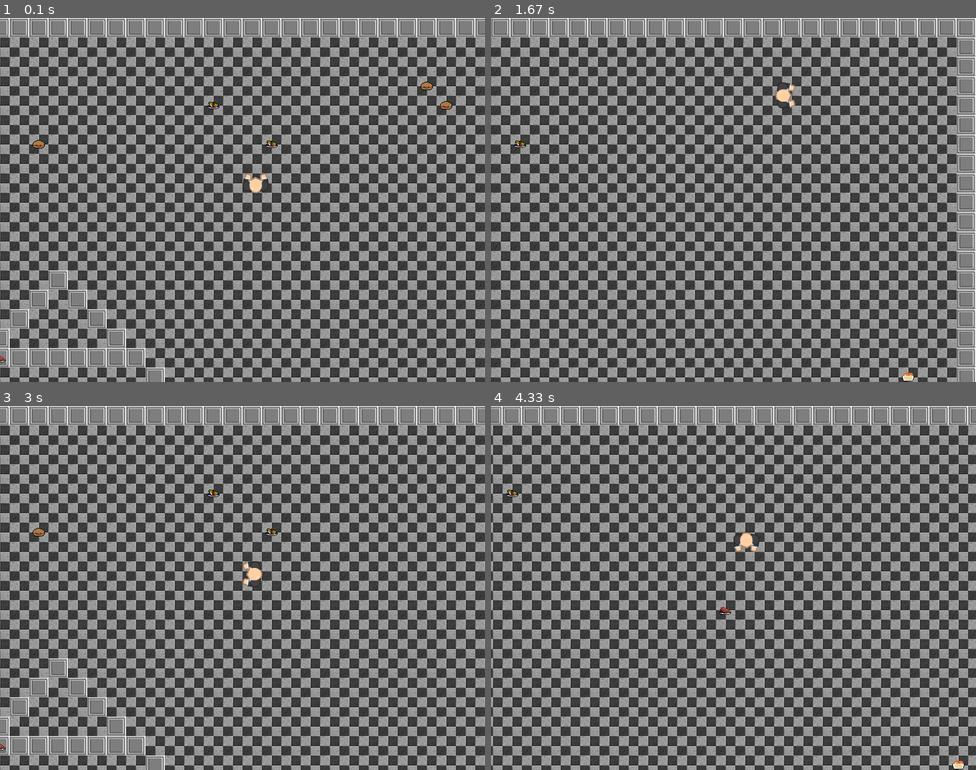
Above: before the commit, frames 1-4 (two rows, left to right).
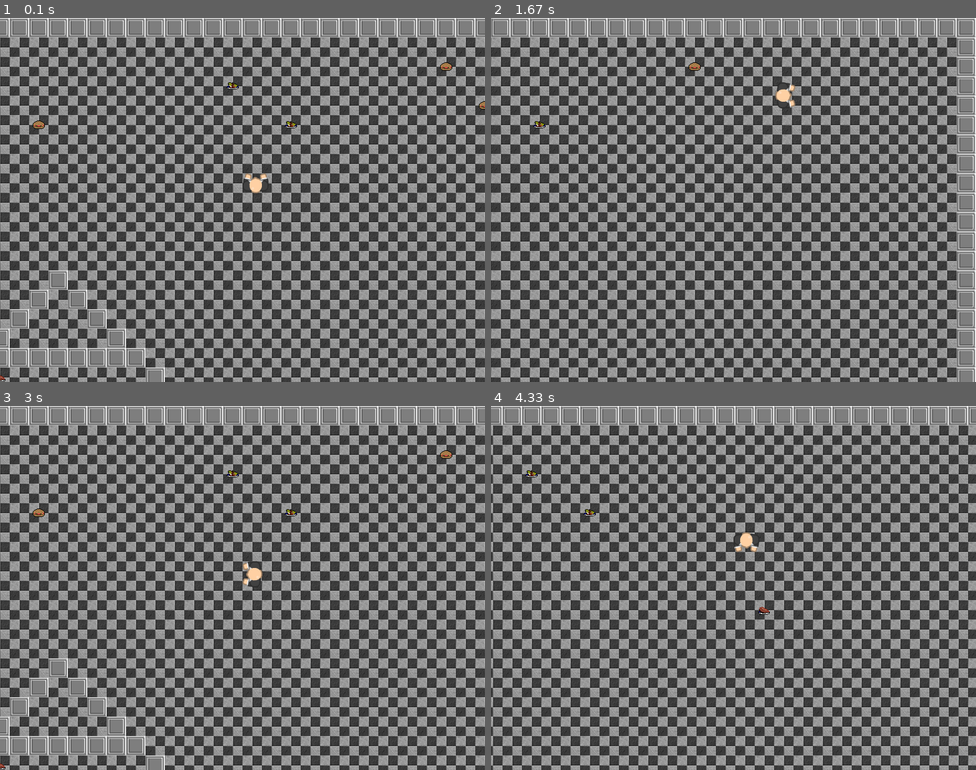
Above: after the commit, the same moments.

Repository: bly852/ICS3U1
Game: pygame game, started from (19.12.06) Culminating/game.py
The game is run twice, just before and just after one commit, with the same random seed, the same clock (stepped at 60 frames per second) and the same inputs.
Inputs:
- Up to frame 1 (0.1 s): no input
- Up to frame 2 (1.67 s): hold D 0.33-0.8 s; hold W 0.83-1.13 s; hold D 1.17-1.63 s
- Up to frame 3 (3 s): hold A 1.67-2.2 s; hold S 2.23-2.53 s; hold A 2.57-2.97 s
- Up to frame 4 (4.33 s): hold W 3-3.37 s; hold D 3.4-4.03 s; hold S from 4.07 s (still down)

The runs differ from the first frame. In frame 1, 0.4% of the frame differs, in the area x 0-100%, y 12-100%; in frame 2, 0.2%; in frame 3, 0.3%; in frame 4, 0.2%.

Commit message:
Food sprites automatically die if spawned on a wall sprite

Diff:
--- a/(19.12.06) Culminating/game.py
+++ b/(19.12.06) Culminating/game.py
@@ -64,7 +64,7 @@
 
         # generates initial food sprites
         for x in range((self.map.tileWidth*self.map.tileHeight)//food_spawn_rate):
-            Food(self, random.randint(1, self.map.tileWidth-2), random.randint(1, self.map.tileHeight-2))
+            Food(self, random.randint(0, self.map.tileWidth), random.randint(0, self.map.tileHeight))
 
         # generates player sprites
         for row, tiles in enumerate(self.map.data):
@@ -123,7 +123,7 @@
         # is less than amount of initial food sprites
         if len(self.food) < (self.map.tileWidth*self.map.tileHeight)//food_spawn_rate:
             if self.foodTimer > food_spawn_timer:
-                Food(self, random.randint(1, self.map.tileWidth-2), random.randint(1, self.map.tileHeight-2))
+                Food(self, random.randint(0, self.map.tileWidth), random.randint(0, self.map.tileHeight))
                 self.foodTimer = 0
 
         # checks for events to exit the game
--- a/(19.12.06) Culminating/settings.py
+++ b/(19.12.06) Culminating/settings.py
@@ -35,4 +35,4 @@
 
 # food settings
 food_spawn_rate = 100 # lower number = more food
-food_spawn_timer = 2 # seconds between food spawn
+food_spawn_timer = 1.5 # seconds between food spawn
--- a/(19.12.06) Culminating/sprites.py
+++ b/(19.12.06) Culminating/sprites.py
@@ -140,6 +140,18 @@
         self.rect.x = x * tileSize
         self.rect.y = y * tileSize
 
+    def food_collision(self):
+        """
+        kills the food sprite if it collides with a wall sprite
+        """
+        collides = pygame.sprite.spritecollide(self, self.game.food, True)
+
+    def update(self):
+        """
+        updates the wall sprite every frame
+        """
+        self.food_collision()
+
 
 class Floor(pygame.sprite.Sprite):
     """
